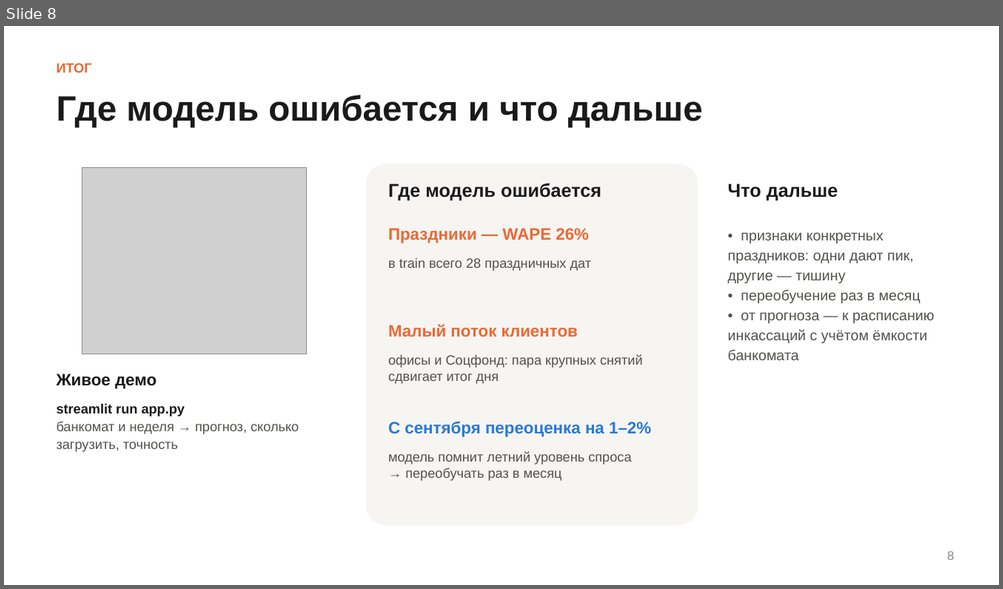
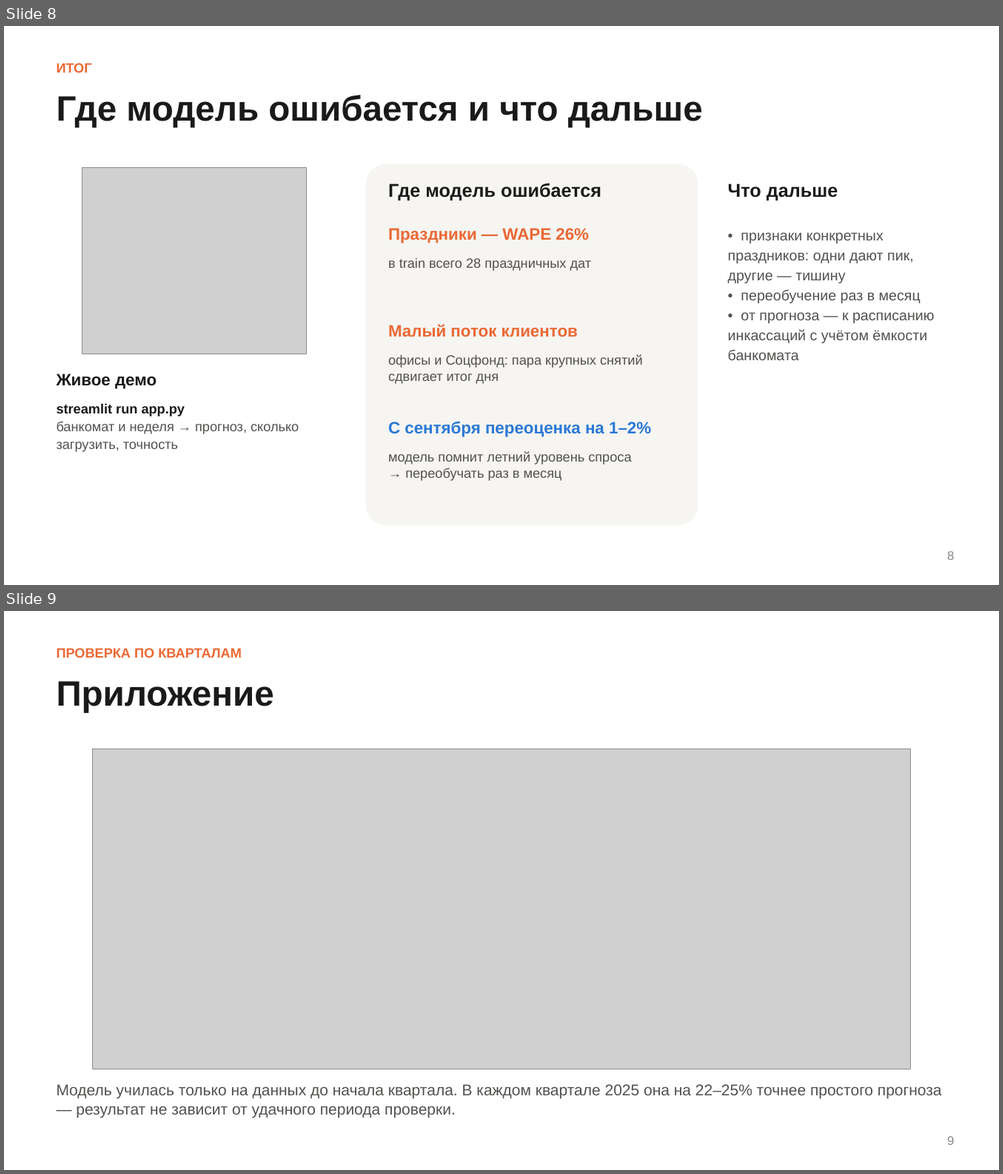
Before and after one commit to iskndrvv/atm-cash-forecast, a slide deck: reports/presentation.pptx. Shown one above the other, each under a label of ours: slide 8 before the commit, slides 8 and 9 after it. The pictures are 1003x589 and 1003x1174 pixels, drawn with LibreOffice and Linux fonts; fonts in the diff are those of the drawing; grey boxes stand for pictures. Boxes give left, top, right and bottom in pixels: in the first picture for what was removed or moved away, otherwise in the second. Text is boxed around its words. In the diff, an @@ line names an element or a change of style, - is before the commit and + after.

```diff
--- a/reports/presentation.pptx
+++ b/reports/presentation.pptx
@@ slide 9 added at bbox=[4, 611, 999, 1170], background #FFFFFF @@
@@ text added at bbox=[57, 648, 242, 658], 13 pt, text #EB6834, bold @@
+ПРОВЕРКА ПО КВАРТАЛАМ
@@ text added at bbox=[57, 681, 274, 712], 34 pt, text #1A1A1A, bold @@
+Приложение
@@ picture added at bbox=[93, 749, 910, 1070] @@
@@ text added at bbox=[57, 1085, 942, 1118], 15 pt, text #52514E @@
+Модель училась только на данных до начала квартала. В каждом квартале 2025 она на 22–25% точнее простого прогноза — результат не зависит от удачного периода проверки.
@@ text added at bbox=[947, 1136, 953, 1145], 12 pt, text #8A8984 @@
+9
```
Also in this commit, not shown: 1 slide changed, 1 other slide added, 1 other file.
